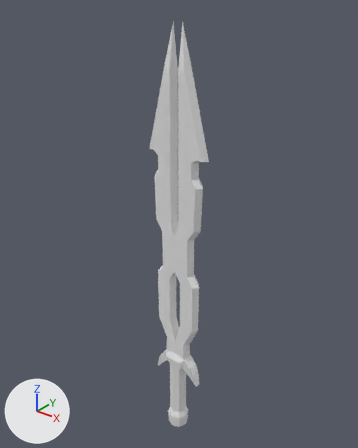
What one commit did to the FBX model Assets/3D models/candidate/sword_03.fbx.
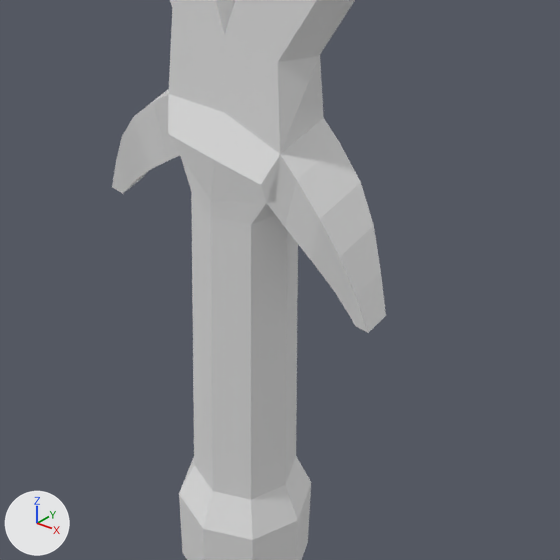
Old and new are each drawn whole from a 50 mm lens placed at (1.987, -2.473, 1.793), pointed at (-0.067, 0.094, 0.202) and again close up on the part from 39% to 63% of the width and 75% to 94% of the height. Every picture has the same lights, and +X, +Y and +Z are marked at lower left. Where no turn or scale is listed for an object, it has been applied to the vertices.

Names of what the first close-up shows: 'sword_03'.
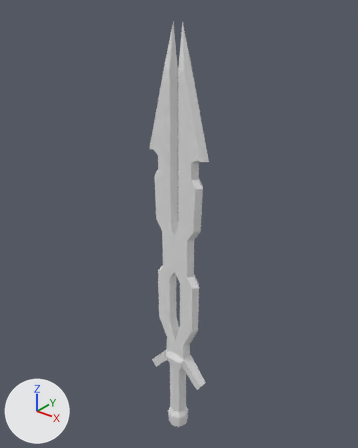
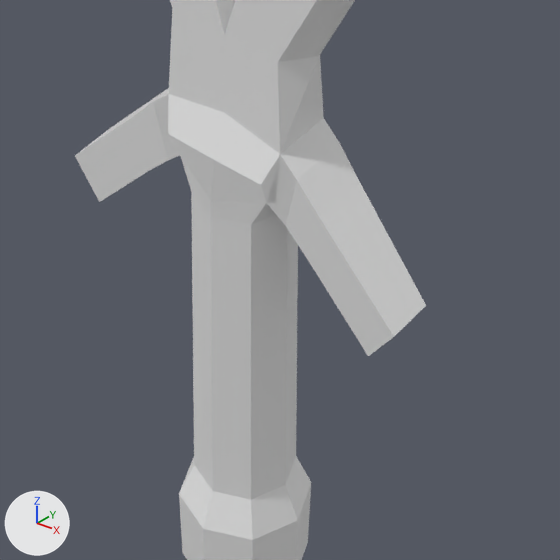
Commit message: New swords+fixes

Boxes (x1, y1, x2, y2) around the edits, measured in the close-ups (560 x 560 px):
'sword_03', reshaped: before (112, 0, 386, 560); after (75, 0, 426, 560)
part 1 of me_cube_037, cut back: before (112, 117, 386, 333); after (75, 88, 426, 356)

The change, as a diff of the scene's bpy script:
```diff
--- a/Assets/3D models/candidate/sword_03.fbx.py
+++ b/Assets/3D models/candidate/sword_03.fbx.py
@@ mat_sword2 @@
+mat_sword2 = principled_material('sword2')
+mat_sword2.base_color = (0.8, 0.8, 0.8)  # white #e7e7e7
@@ mat_sword4 @@
+mat_sword4 = principled_material('sword4')
+mat_sword4.base_color = (0.8, 0.8, 0.8)  # white #e7e7e7
@@ mat_sword3 @@
+mat_sword3 = principled_material('sword3')
+mat_sword3.base_color = (0.8, 0.8, 0.8)  # white #e7e7e7
@@ me_cube_037 @@
 # used by ob_sword_03; location = (0.0, 0.0, 0.0)
-me_cube_037.from_pydata(...)  # 203 vertices, 208 faces; spans x -0.25..0.25, y -0.09..0.09, z -1.67..1.59
+me_cube_037.from_pydata(...)  # 187 vertices, 194 faces; spans x -0.26..0.26, y -0.09..0.09, z -1.67..1.59
+# me_cube_037 part 1
+# 24 vertices are removed from x -0.21..0.21, y -0.03..0.04, z -1.13..-1.01
+# 24 faces are deleted
+# 8 vertices are added at x -0.26..0.26, y -0.03..0.03, z -1.15..-1.09
+# 10 new faces join them, mat_sword3 (white #e7e7e7)
 me_cube_037.materials.append(mat_sword1)
+me_cube_037.materials.append(mat_sword2)  # white #e7e7e7
+me_cube_037.materials.append(mat_sword3)  # white #e7e7e7
+me_cube_037.materials.append(mat_sword4)  # white #e7e7e7
```
